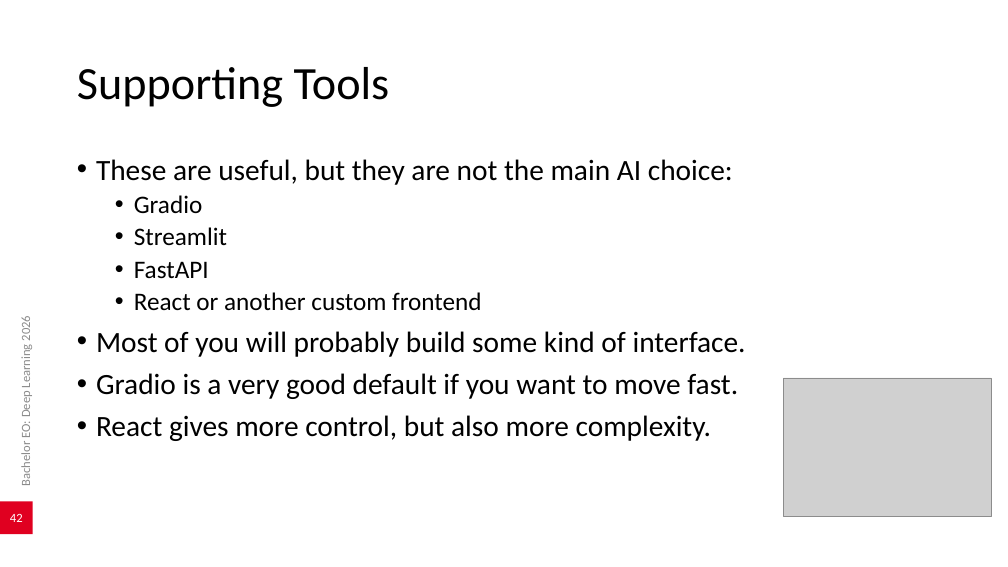
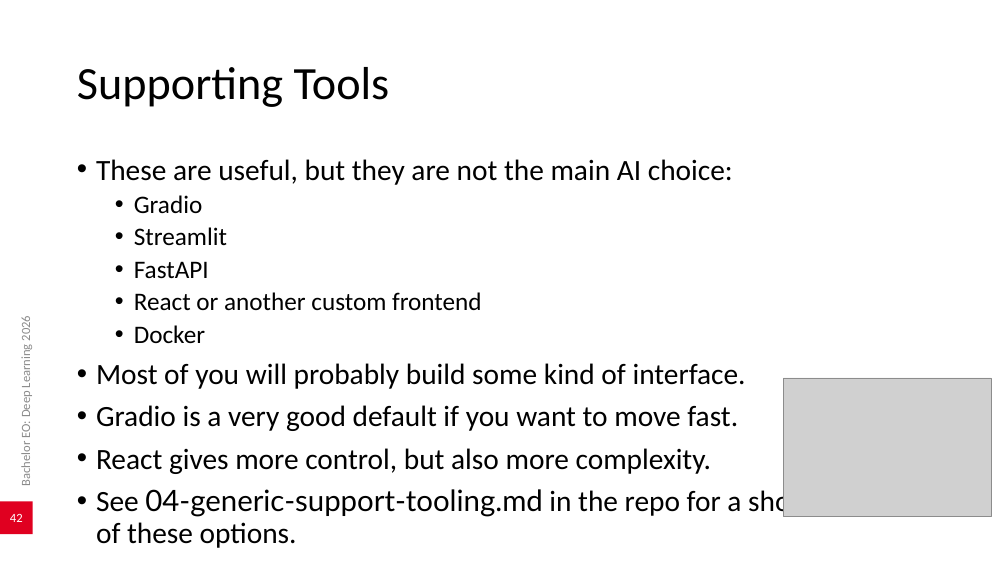
Before and after one commit to AlexanderDhoore/deep-learning-2026, a slide deck: slide 42 of slides/deep-learning-project-domains.pptx. Drawn at 1008x567 pixels with LibreOffice and Linux fonts; fonts in the diff are those of the drawing; grey boxes stand for pictures; background and template pictures are left out. Boxes give left, top, right and bottom in pixels: in the first picture for what was removed or moved away, otherwise in the second. Text is boxed around its words. In the diff, an @@ line names an element or a change of style, - is before the commit and + after.

```diff
--- a/slides/deep-learning-project-domains.pptx
+++ b/slides/deep-learning-project-domains.pptx
@@ text at (x1=134, y1=325, x2=205, y2=343): paragraph added @@
+  • Docker
@@ text at (x1=96, y1=486, x2=926, y2=548): paragraph added @@
+• See 04-generic-support-tooling.md in the repo for a short overview of these options.
```
Also in this commit, not shown: 8 other slides changed, 1 other file.
